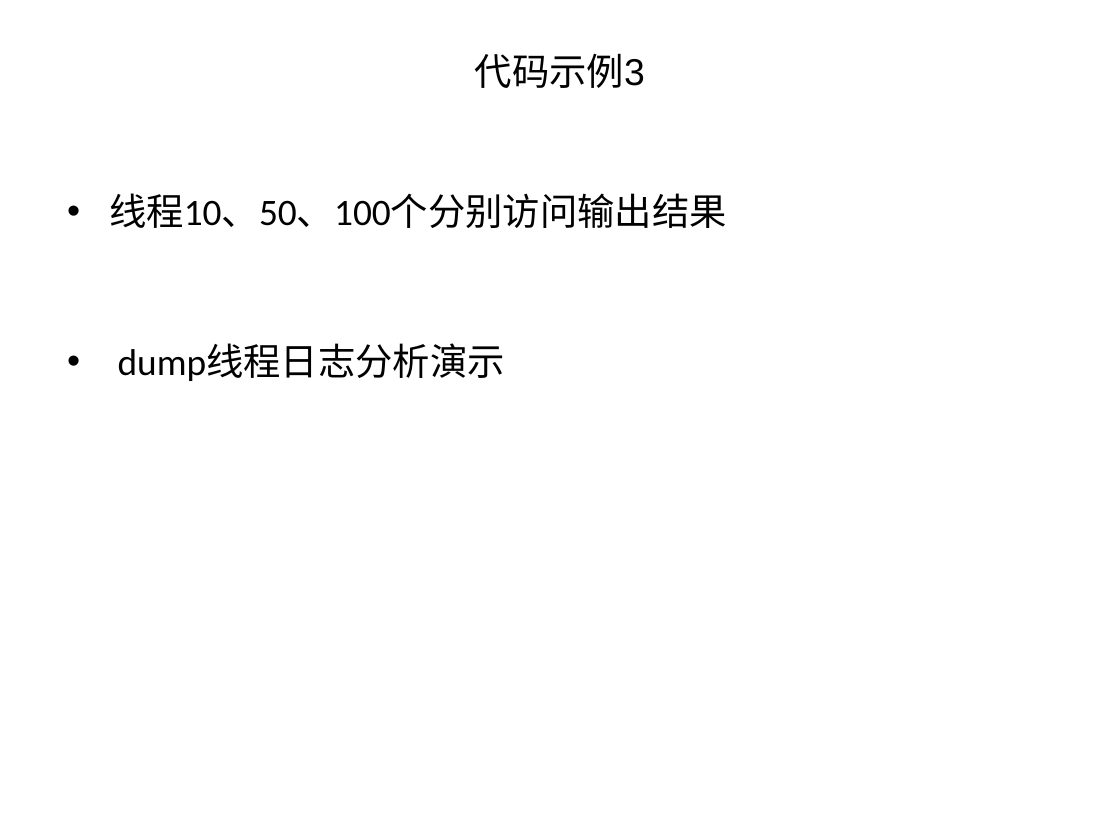
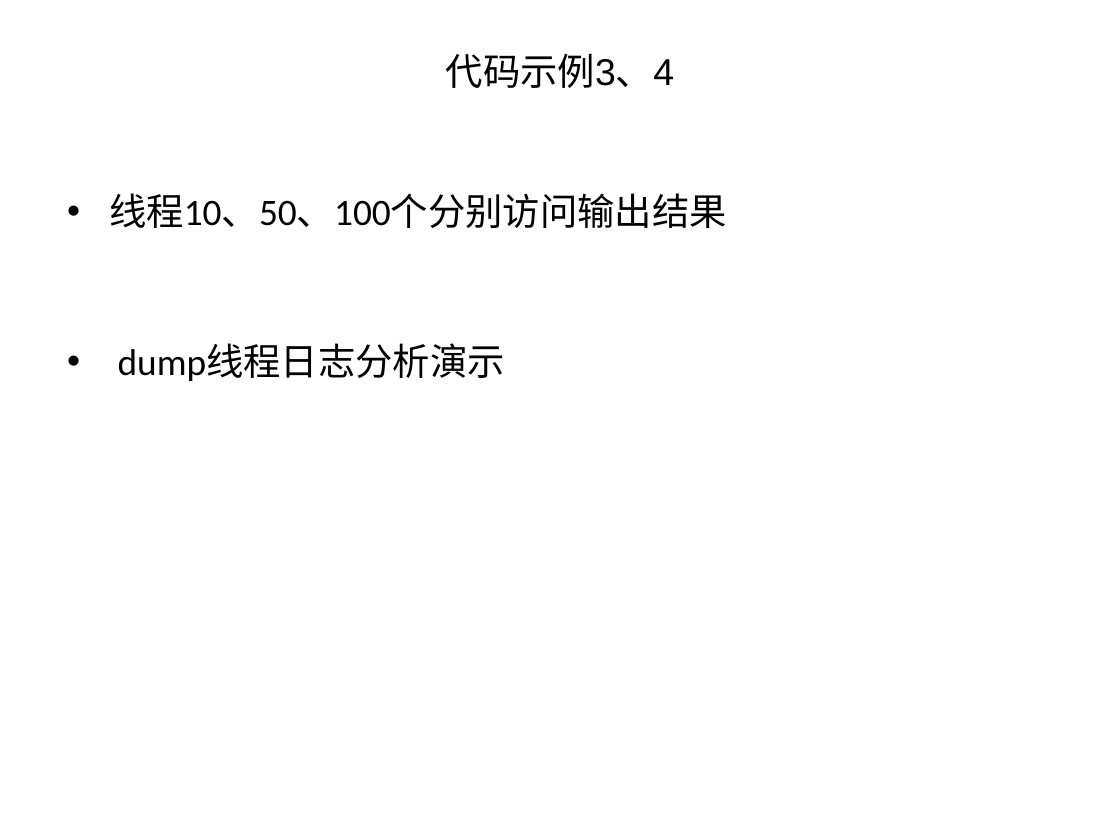
Before and after one commit to huangshumei/concurrentDemo, a slide deck: slide 7 of doc/[www.java1234.com]java并发编程阿里巴巴-梁飞.pptx (slide 6 before the commit). Drawn at 1120x840 pixels with LibreOffice and Linux fonts; fonts in the diff are those of the drawing; background and template pictures are left out. Boxes give left, top, right and bottom in pixels: in the first picture for what was removed or moved away, otherwise in the second. Text is boxed around its words. In the diff, an @@ line names an element or a change of style, - is before the commit and + after.

```diff
--- a/doc/[www.java1234.com]java并发编程阿里巴巴-梁飞.pptx
+++ b/doc/[www.java1234.com]java并发编程阿里巴巴-梁飞.pptx
@@ text at [446,53,674,88]: text changed @@
-代码示例3
+代码示例3、4
```
Also in this commit, not shown: 2 slides added, 1 slide removed, 2 other files.
